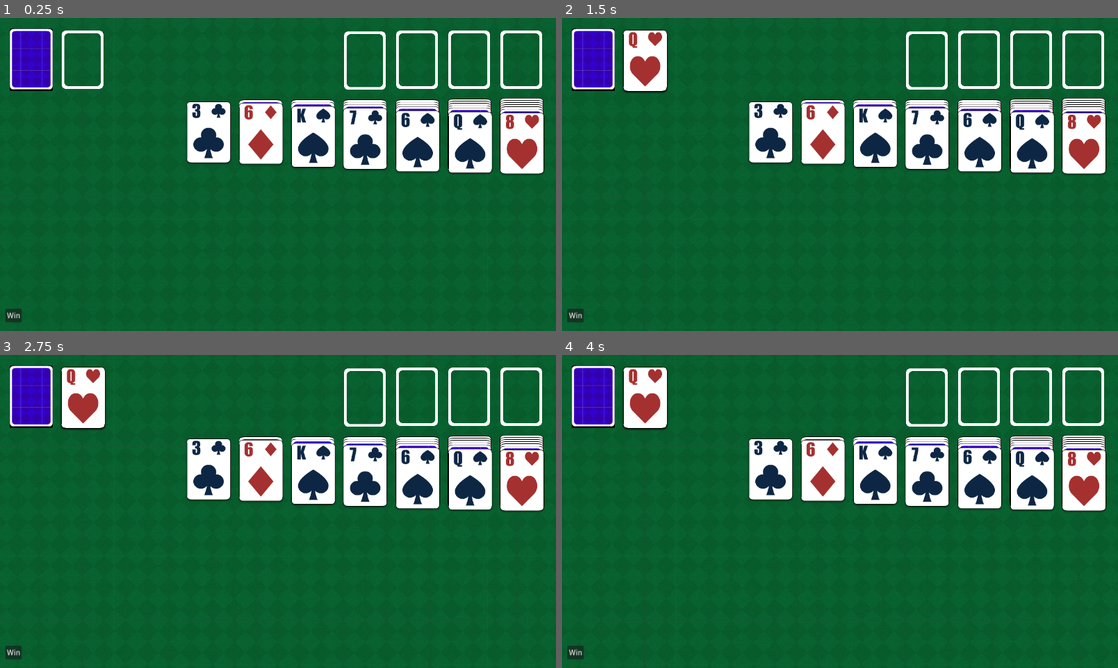
Above: before the commit, frames 1-4 (two rows, left to right).
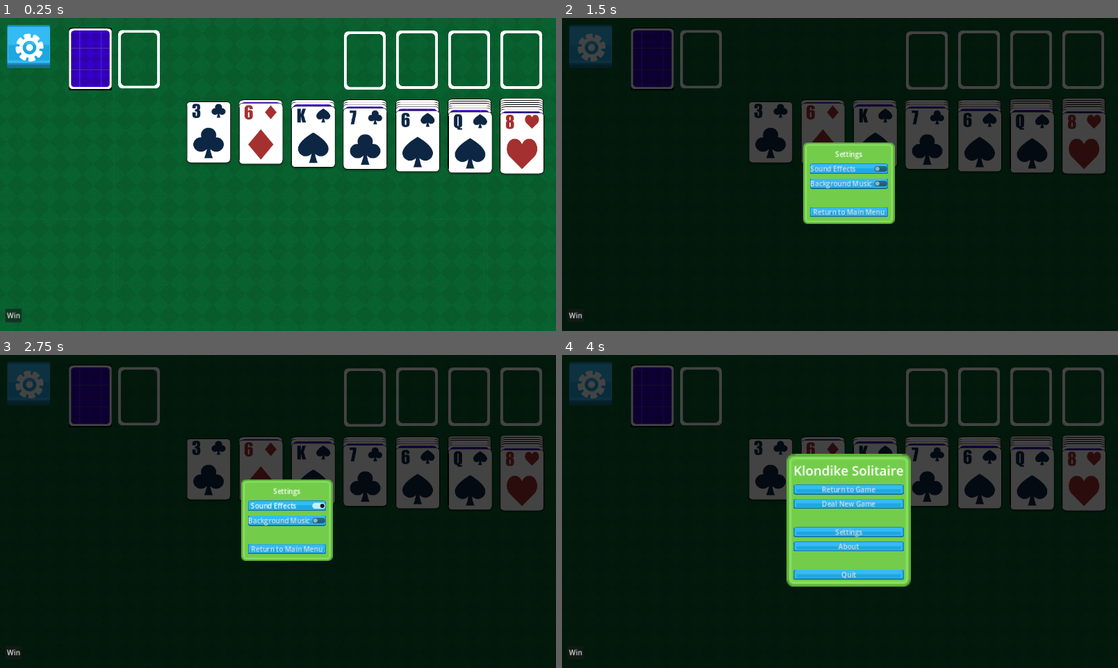
Above: after the commit, the same moments.

Repository: Taschi120/klondike
Game: Godot game, scene res://scenes/main_screen.tscn
Two runs of this game, one before a commit and one after it. Both use one fixed random seed, a clock stepped at 60 frames per second and the inputs below.
Inputs (mouse positions are in pixels of both pictures, inside the frame that each line leads up to):
- Up to frame 1 (0.25 s): no input
- Up to frame 2 (1.5 s): click (589, 46) at 0.52 s; click (851, 196) at 1.25 s, where only the run after the commit has a clickable "Settings"
- Up to frame 3 (2.75 s): click (289, 505) at 2 s, where only the run after the commit has a clickable "Sound Effects"
- Up to frame 4 (4 s): click (851, 520) at 2.75 s, where only the run after the commit has a clickable "Background Music"; click (851, 549) at 3.5 s, where only the run after the commit has a clickable "Return to Main Menu"

The runs differ from the first frame. In frame 1, 3.7% of the frame differs, in the area x 1-29%, y 2-24%; in frame 2, 100%, in the area x 0-100%, y 0-100%; in frame 3, 100%; in frame 4, 99%.
Error after the commit: Assertion failed. (res://scenes/ui/ui.gd:73)

Commit message:
UI scaffold

Diff:
--- a/scenes/main_screen.tscn
+++ b/scenes/main_screen.tscn
@@ -21,11 +21,11 @@
 texture = ExtResource("1_85u7u")
 
 [node name="Stock" parent="." node_paths=PackedStringArray("main_scene") instance=ExtResource("3_muh34")]
-position = Vector2(72, 96)
+position = Vector2(208, 95)
 main_scene = NodePath("..")
 
 [node name="Discard" parent="." instance=ExtResource("4_nk5yw")]
-position = Vector2(190, 96)
+position = Vector2(320, 95)
 
 [node name="Foundations" type="Node2D" parent="."]
 position = Vector2(112, 0)
@@ -77,10 +77,7 @@
 anchor_top = 0.5
 anchor_right = 0.5
 anchor_bottom = 0.5
-offset_left = 640.0
-offset_top = 360.0
-offset_right = 640.0
-offset_bottom = 360.0
+metadata/_edit_group_ = true
 
 [node name="CheatUI" parent="." instance=ExtResource("9_n1di1")]
 metadata/_edit_group_ = true
--- a/scenes/ui/UI.tscn
+++ b/scenes/ui/UI.tscn
@@ -1,7 +1,11 @@
-[gd_scene load_steps=3 format=3 uid="uid://b0820bm2kd3n3"]
+[gd_scene load_steps=7 format=3 uid="uid://b0820bm2kd3n3"]
 
-[ext_resource type="PackedScene" uid="uid://b8yg4b31j8o3f" path="res://scenes/ui/settings_window.tscn" id="1_8jr8u"]
-[ext_resource type="PackedScene" uid="uid://ckdykflyiefy8" path="res://scenes/ui/main_menu.tscn" id="2_hew7y"]
+[ext_resource type="Script" path="res://scenes/ui/ui.gd" id="1_3t87y"]
+[ext_resource type="PackedScene" uid="uid://ddi4q85dn570c" path="res://scenes/ui/hud.tscn" id="2_a36gu"]
+[ext_resource type="Texture2D" uid="uid://cbkmeh3f5xgw0" path="res://assets/fader.png" id="3_jbwg8"]
+[ext_resource type="PackedScene" uid="uid://ckdykflyiefy8" path="res://scenes/ui/main_menu.tscn" id="4_kx7xj"]
+[ext_resource type="PackedScene" uid="uid://b8yg4b31j8o3f" path="res://scenes/ui/settings_window.tscn" id="5_rcxou"]
+[ext_resource type="PackedScene" uid="uid://oc2q71yfb2us" path="res://scenes/ui/info_window.tscn" id="6_hpuq0"]
 
 [node name="UI" type="Control"]
 layout_mode = 3
@@ -10,11 +14,53 @@
 anchor_bottom = 1.0
 grow_horizontal = 2
 grow_vertical = 2
+script = ExtResource("1_3t87y")
 
-[node name="SettingsWindow" parent="." instance=ExtResource("1_8jr8u")]
+[node name="HUD" parent="." instance=ExtResource("2_a36gu")]
+layout_mode = 1
+
+[node name="Greyscreen" type="Sprite2D" parent="."]
+visible = false
+position = Vector2(640, 360)
+scale = Vector2(1280, 720)
+texture = ExtResource("3_jbwg8")
+
+[node name="Windows" type="Control" parent="."]
+anchors_preset = 0
+offset_right = 40.0
+offset_bottom = 40.0
+
+[node name="MainMenu" parent="Windows" instance=ExtResource("4_kx7xj")]
 visible = false
 layout_mode = 1
+offset_left = 640.0
+offset_top = 360.0
+offset_right = 640.0
+offset_bottom = 360.0
 
-[node name="MainMenu" parent="." instance=ExtResource("2_hew7y")]
+[node name="SettingsWindow" parent="Windows" instance=ExtResource("5_rcxou")]
 visible = false
 layout_mode = 1
+offset_left = 640.0
+offset_top = 360.0
+offset_right = 640.0
+offset_bottom = 360.0
+
+[node name="InfoWindow" parent="Windows" instance=ExtResource("6_hpuq0")]
+visible = false
+layout_mode = 1
+offset_left = 640.0
+offset_top = 360.0
+offset_right = 640.0
+offset_bottom = 360.0
+
+[connection signal="settings_button_clicked" from="HUD" to="." method="_on_hud_settings_button_clicked"]
+[connection signal="about_button_pressed" from="Windows/MainMenu" to="." method="_on_main_menu_about_button_pressed"]
+[connection signal="new_game_button_pressed" from="Windows/MainMenu" to="." method="_on_main_menu_new_game_button_pressed"]
+[connection signal="quit_button_pressed" from="Windows/MainMenu" to="." method="_on_main_menu_quit_button_pressed"]
+[connection signal="return_to_game_pressed" from="Windows/MainMenu" to="." method="_on_main_menu_return_to_game_pressed"]
+[connection signal="settings_button_pressed" from="Windows/MainMenu" to="." method="_on_main_menu_settings_button_pressed"]
+[connection signal="exit_button_clicked" from="Windows/SettingsWindow" to="." method="_on_settings_window_exit_button_clicked"]
+[connection signal="music_toggled" from="Windows/SettingsWindow" to="." method="_on_settings_window_music_toggled"]
+[connection signal="sfx_toggled" from="Windows/SettingsWindow" to="." method="_on_settings_window_sfx_toggled"]
+[connection signal="close_button_clicked" from="Windows/InfoWindow" to="." method="_on_info_window_close_button_clicked"]
--- /dev/null
+++ b/scenes/ui/hud.gd
@@ -0,0 +1,8 @@
+extends Control
+
+class_name HUD
+
+signal settings_button_clicked
+
+func _on_settings_button_pressed() -> void:
+	settings_button_clicked.emit()
--- /dev/null
+++ b/scenes/ui/hud.tscn
@@ -0,0 +1,26 @@
+[gd_scene load_steps=4 format=3 uid="uid://ddi4q85dn570c"]
+
+[ext_resource type="Script" path="res://scenes/ui/hud.gd" id="1_hhk3m"]
+[ext_resource type="Theme" uid="uid://b6lbw18suvq5x" path="res://scenes/ui/ui_theme.tres" id="2_y1iks"]
+[ext_resource type="Texture2D" uid="uid://btfyp8oc650aa" path="res://assetpacks/kenney/icons/gear.png" id="3_n384j"]
+
+[node name="HUD" type="Control"]
+layout_mode = 3
+anchors_preset = 15
+anchor_right = 1.0
+anchor_bottom = 1.0
+grow_horizontal = 2
+grow_vertical = 2
+script = ExtResource("1_hhk3m")
+
+[node name="MarginContainer" type="MarginContainer" parent="."]
+layout_mode = 0
+offset_right = 40.0
+offset_bottom = 40.0
+theme = ExtResource("2_y1iks")
+
+[node name="SettingsButton" type="Button" parent="MarginContainer"]
+layout_mode = 2
+icon = ExtResource("3_n384j")
+
+[connection signal="pressed" from="MarginContainer/SettingsButton" to="." method="_on_settings_button_pressed"]
--- /dev/null
+++ b/scenes/ui/info_window.gd
@@ -0,0 +1,8 @@
+extends Control
+
+class_name InfoWindow
+
+signal close_button_clicked
+
+func _on_close_button_pressed() -> void:
+	close_button_clicked.emit()
--- /dev/null
+++ b/scenes/ui/info_window.tscn
@@ -0,0 +1,76 @@
+[gd_scene load_steps=3 format=3 uid="uid://oc2q71yfb2us"]
+
+[ext_resource type="Script" path="res://scenes/ui/info_window.gd" id="1_p00w4"]
+[ext_resource type="Theme" uid="uid://b6lbw18suvq5x" path="res://scenes/ui/ui_theme.tres" id="2_v4e5q"]
+
+[node name="InfoWindow" type="Control"]
+layout_mode = 3
+anchors_preset = 15
+anchor_right = 1.0
+anchor_bottom = 1.0
+grow_horizontal = 2
+grow_vertical = 2
+script = ExtResource("1_p00w4")
+
+[node name="PanelContainer" type="PanelContainer" parent="."]
+layout_mode = 1
+anchors_preset = 8
+anchor_left = 0.5
+anchor_top = 0.5
+anchor_right = 0.5
+anchor_bottom = 0.5
+offset_left = -20.0
+offset_top = -20.0
+offset_right = 20.0
+offset_bottom = 20.0
+grow_horizontal = 2
+grow_vertical = 2
+theme = ExtResource("2_v4e5q")
+
+[node name="MarginContainer" type="MarginContainer" parent="PanelContainer"]
+layout_mode = 2
+
+[node name="VBoxContainer" type="VBoxContainer" parent="PanelContainer/MarginContainer"]
+layout_mode = 2
+
+[node name="Heading" type="Label" parent="PanelContainer/MarginContainer/VBoxContainer"]
+layout_mode = 2
+size_flags_horizontal = 4
+theme_override_font_sizes/font_size = 32
+text = "Klondike Solitaire"
+
+[node name="License" type="TextEdit" parent="PanelContainer/MarginContainer/VBoxContainer"]
+custom_minimum_size = Vector2(600, 400)
+layout_mode = 2
+text = "Copyright (c) 2023 S. Hillebrand / Ratsnake Games
+
+Permission is hereby granted, free of charge, to any person obtaining a copy of this software and associated documentation files (the \"Software\"), to deal in the Software without restriction, including without limitation the rights to use, copy, modify, merge, publish, distribute, sublicense, and/or sell copies of the Software, and to permit persons to whom the Software is furnished to do so, subject to the following conditions:
+
+The above copyright notice and this permission notice shall be included in all copies or substantial portions of the Software.
+
+THE SOFTWARE IS PROVIDED \"AS IS\", WITHOUT WARRANTY OF ANY KIND, EXPRESS OR IMPLIED, INCLUDING BUT NOT LIMITED TO THE WARRANTIES OF MERCHANTABILITY, FITNESS FOR A PARTICULAR PURPOSE AND NONINFRINGEMENT. IN NO EVENT SHALL THE AUTHORS OR COPYRIGHT HOLDERS BE LIABLE FOR ANY CLAIM, DAMAGES OR OTHER LIABILITY, WHETHER IN AN ACTION OF CONTRACT, TORT OR OTHERWISE, ARISING FROM, OUT OF OR IN CONNECTION WITH THE SOFTWARE OR THE USE OR OTHER DEALINGS IN THE SOFTWARE.
+
+=========================
+Third-Party assets and libraries
+
+This game uses Godot Engine, available under the following license:
+
+Copyright (c) 2014-present Godot Engine contributors. Copyright (c) 2007-2014 Juan Linietsky, Ariel Manzur.
+
+Permission is hereby granted, free of charge, to any person obtaining a copy of this software and associated documentation files (the \"Software\"), to deal in the Software without restriction, including without limitation the rights to use, copy, modify, merge, publish, distribute, sublicense, and/or sell copies of the Software, and to permit persons to whom the Software is furnished to do so, subject to the following conditions:
+
+The above copyright notice and this permission notice shall be included in all copies or substantial portions of the Software.
+
+THE SOFTWARE IS PROVIDED \"AS IS\", WITHOUT WARRANTY OF ANY KIND, EXPRESS OR IMPLIED, INCLUDING BUT NOT LIMITED TO THE WARRANTIES OF MERCHANTABILITY, FITNESS FOR A PARTICULAR PURPOSE AND NONINFRINGEMENT. IN NO EVENT SHALL THE AUTHORS OR COPYRIGHT HOLDERS BE LIABLE FOR ANY CLAIM, DAMAGES OR OTHER LIABILITY, WHETHER IN AN ACTION OF CONTRACT, TORT OR OTHERWISE, ARISING FROM, OUT OF OR IN CONNECTION WITH THE SOFTWARE OR THE USE OR OTHER DEALINGS IN THE SOFTWARE.
+
+===========================
+
+This game uses CC0-licensed assets by itch.io users natomarcacini and kenney."
+editable = false
+wrap_mode = 1
+
+[node name="CloseButton" type="Button" parent="PanelContainer/MarginContainer/VBoxContainer"]
+layout_mode = 2
+text = "Close"
+
+[connection signal="pressed" from="PanelContainer/MarginContainer/VBoxContainer/CloseButton" to="." method="_on_close_button_pressed"]
--- a/scenes/ui/main_menu.gd
+++ b/scenes/ui/main_menu.gd
@@ -1,6 +1,6 @@
 extends Control
 
-class_name SettingsWindow
+class_name MySettingsWindow
 
 signal quit_button_pressed
 signal about_button_pressed
--- /dev/null
+++ b/scenes/ui/settings_window.gd
@@ -0,0 +1,16 @@
+extends Control
+
+class_name SettingsWindow
+
+signal sfx_toggled
+signal music_toggled
+signal exit_button_clicked
+
+func _on_sfx_toggle_toggled(button_pressed: bool) -> void:
+	sfx_toggled.emit(button_pressed)
+
+func _on_music_toggle_toggled(button_pressed: bool) -> void:
+	music_toggled.emit(button_pressed)
+
+func _on_exit_button_pressed() -> void:
+	exit_button_clicked.emit()
--- a/scenes/ui/settings_window.tscn
+++ b/scenes/ui/settings_window.tscn
@@ -1,5 +1,6 @@
-[gd_scene load_steps=2 format=3 uid="uid://b8yg4b31j8o3f"]
+[gd_scene load_steps=3 format=3 uid="uid://b8yg4b31j8o3f"]
 
+[ext_resource type="Script" path="res://scenes/ui/settings_window.gd" id="1_4p2nq"]
 [ext_resource type="Theme" uid="uid://b6lbw18suvq5x" path="res://scenes/ui/ui_theme.tres" id="1_vfsbp"]
 
 [node name="SettingsWindow" type="Control"]
@@ -9,6 +10,7 @@
 anchor_bottom = 1.0
 grow_horizontal = 2
 grow_vertical = 2
+script = ExtResource("1_4p2nq")
 
 [node name="PanelContainer" type="PanelContainer" parent="."]
 layout_mode = 1
@@ -49,6 +51,10 @@
 [node name="Label" type="Label" parent="PanelContainer/MarginContainer/VBoxContainer"]
 layout_mode = 2
 
-[node name="Button" type="Button" parent="PanelContainer/MarginContainer/VBoxContainer"]
+[node name="ExitButton" type="Button" parent="PanelContainer/MarginContainer/VBoxContainer"]
 layout_mode = 2
 text = "Return to Main Menu"
+
+[connection signal="toggled" from="PanelContainer/MarginContainer/VBoxContainer/SFXToggle" to="." method="_on_sfx_toggle_toggled"]
+[connection signal="toggled" from="PanelContainer/MarginContainer/VBoxContainer/MusicToggle" to="." method="_on_music_toggle_toggled"]
+[connection signal="pressed" from="PanelContainer/MarginContainer/VBoxContainer/ExitButton" to="." method="_on_exit_button_pressed"]
--- /dev/null
+++ b/scenes/ui/ui.gd
@@ -0,0 +1,80 @@
+extends Control
+
+class_name UI
+
+signal game_paused
+
+enum State { GAME_RUNNING, MAIN_MENU, SETTINGS, INFO_WINDOW }
+
+var state = State.GAME_RUNNING
+
+func set_greyscreen(_value: bool) -> void:
+	$Greyscreen.visible = _value
+	game_paused.emit(_value)
+
+func set_state(_state: State) -> void:
+	var _previous_state = state
+	state = _state
+
+	for child in $Windows.get_children():
+		child.set_visible(false)
+
+	match state:
+		State.GAME_RUNNING:
+			set_greyscreen(false)
+
+		State.MAIN_MENU:
+			$Windows/MainMenu.visible = true
+			set_greyscreen(true)
+
+		State.SETTINGS:
+			$Windows/SettingsWindow.visible = true
+			set_greyscreen(true)
+
+		State.INFO_WINDOW:
+			$Windows/InfoWindow.visible = true
+			set_greyscreen(true)
+
+
+
+func _on_hud_settings_button_clicked() -> void:
+	set_state(State.MAIN_MENU)
+
+#############
+# MAIN MENU #
+#############
+func _on_main_menu_return_to_game_pressed() -> void:
+	set_state(State.GAME_RUNNING)
+
+func _on_main_menu_about_button_pressed() -> void:
+	set_state(State.INFO_WINDOW)
+
+func _on_main_menu_new_game_button_pressed() -> void:
+	assert(false) # TODO
+
+func _on_main_menu_quit_button_pressed() -> void:
+	print("Main Menu: Quitting")
+	get_tree().quit()
+
+func _on_main_menu_settings_button_pressed() -> void:
+	set_state(State.SETTINGS)
+
+
+###################
+# SETTINGS WINDOW #
+###################
+func _on_settings_window_exit_button_clicked() -> void:
+	set_state(State.MAIN_MENU)
+
+func _on_settings_window_music_toggled(_value: bool) -> void:
+	assert(false) # TODO
+
+func _on_settings_window_sfx_toggled(_value: bool) -> void:
+	assert(false) # TODO
+
+
+###############
+# INFO WINDOW #
+###############
+func _on_info_window_close_button_clicked() -> void:
+	set_state(State.MAIN_MENU)
Not shown, changed: assetpacks/cards/LICENSE.txt
Binary file added: assetpacks/kenney/icons/audioOff.png
Not shown, added: assetpacks/kenney/icons/audioOff.png.import
Binary file added: assetpacks/kenney/icons/audioOn.png
Not shown, added: assetpacks/kenney/icons/audioOn.png.import
Binary file added: assetpacks/kenney/icons/gear.png
Not shown, added: assetpacks/kenney/icons/gear.png.import
Binary file added: assetpacks/kenney/icons/pause.png
Not shown, added: assetpacks/kenney/icons/pause.png.import
Binary file added: assets/fader.png
Not shown, added: assets/fader.png.import
Not shown, added: assets/fader.xcf
